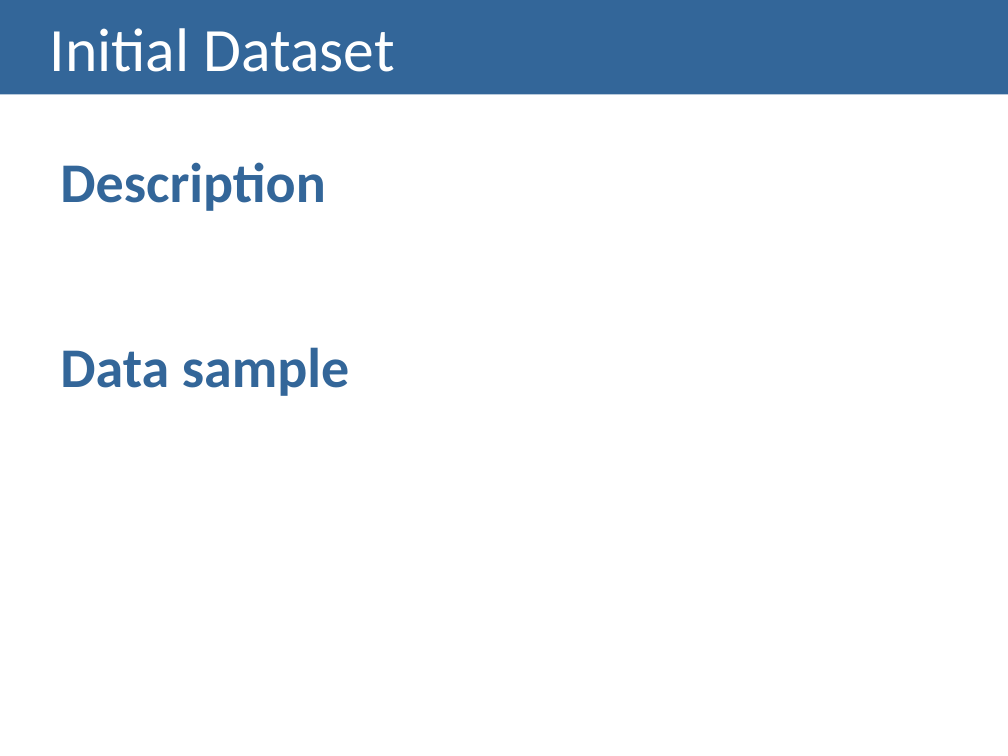
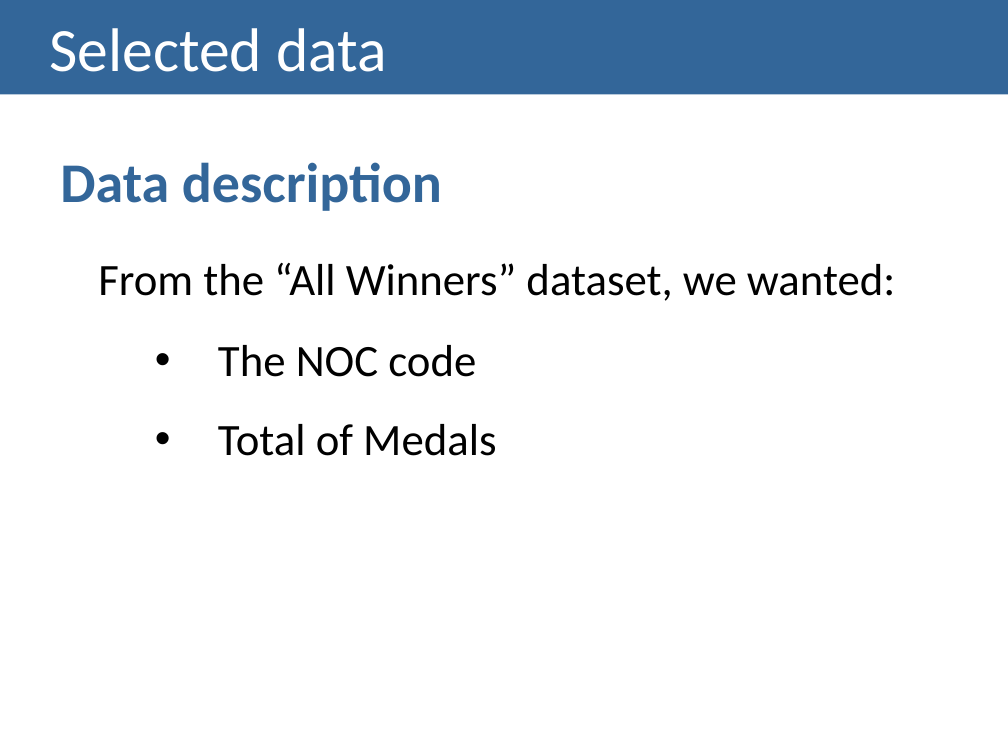
Before and after one commit to carboned4/V_I_2015_1, a slide deck: slide 10 of checkpoint2/G01A - Checkpoint2 Presentation.pptx (slide 7 before the commit). Drawn at 1008x756 pixels with LibreOffice and Linux fonts; fonts in the diff are those of the drawing. Boxes give left, top, right and bottom in pixels: in the first picture for what was removed or moved away, otherwise in the second. Text is boxed around its words. In the diff, an @@ line names an element or a change of style, - is before the commit and + after.

Commit message:
update of the ppt

```diff
--- a/checkpoint2/G01A - Checkpoint2 Presentation.pptx
+++ b/checkpoint2/G01A - Checkpoint2 Presentation.pptx
@@ title at box(50, 28, 387, 72): text changed @@
-Initial Dataset
+Selected data
@@ text at box(60, 162, 895, 456): text changed; size 40 to 32 pt; text colour #336699 to #000000; bold off @@
-Description
-Data sample
+Data description
+  From the “All Winners” dataset, we wanted:
+      • The NOC code
+      • Total of Medals
```
Also in this commit, not shown: 4 other slides changed, 2 slides added, 1 other file.
